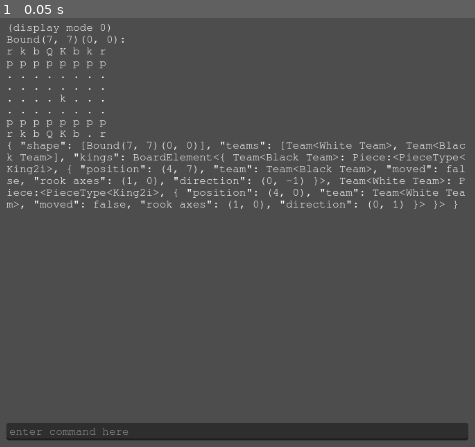
Above: before the commit, frame 1.
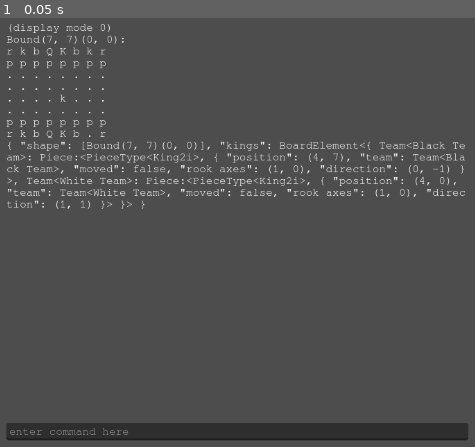
Above: after the commit, the same moment.

Repository: Roboticy3/Mess
Game: Godot game, scene res://default.tscn
Two runs of this game, one before a commit and one after it. Both use one fixed random seed, a clock stepped at 60 frames per second and the inputs below.
Inputs:
- Up to frame 1 (0.05 s): no input

The runs differ from the first frame. In frame 1, 3.1% of the frame differs, in the area x 1-98%, y 28-45%.

Commit message:
updated null Team behavior

Diff:
--- a/Board Types/Board.gd
+++ b/Board Types/Board.gd
@@ -36,8 +36,7 @@
 
 #the initial state of the board, can contain Pieces and Variants
 @export var starting_state := {
-	"shape":[],
-	"teams":[]}
+	"shape":[]}
 
 #the board stores its state at the beginning of each turn
 #each state is a dictionary including pieces and variables that can change during a game
@@ -60,7 +59,9 @@
 var team_sort := func (a, b): return a.priority > b.priority
 #run when the board and all of the nodes in node_paths are loaded to fill the board with pieces. shapes, etc
 func fill_nodes():
-	var a := add_node.bind(get_teams(),get_shape())
+	var ts = get_teams()
+	var ss = get_shape()
+	var a := add_node.bind(ts, ss)
 	for v in node_paths:
 		Accessor.get_children_recursive(get_node(v), a)
 	get_teams().sort_custom(team_sort)
@@ -75,7 +76,7 @@
 
 #everybody shut up new class just dropped
 #call this with a node to add it to the board individually
-var add_node:Callable = func (v:Node, t:Array, s:Array) -> bool:
+var add_node:Callable = func (v:Node, t, s) -> bool:
 	if v is Piece:
 		v = v as Piece
 
@@ -321,11 +322,15 @@
 
 ###GETTERS
 
-func get_shape():
-	return current_state.get("shape")
-
-func get_teams():
-	return current_state.get("teams")
+func get_shape() -> Array:
+	var ss = current_state.get("shape")
+	if ss == null: return []
+	return ss
+
+func get_teams() -> Array:
+	var ts = current_state.get("teams")
+	if ts == null: return []
+	return ts
 
 func get_piece(pos, s:=current_state):
 	var p = s.get(pos)
@@ -336,7 +341,8 @@
 
 func is_playable(p:Piece) -> bool:
 	var t = p.get_team()
-	return t == null || t == get_team()
+	var bt = get_team()
+	return t == get_team() || bt == null || t == null
 
 func get_state(turn := get_turn()) -> Dictionary:
 	if turn < 0: return starting_state
@@ -353,7 +359,7 @@
 
 		return t
 
-	if ts.is_empty():
+	if ts == null || ts.is_empty():
 		return null
 
 	return ts[turn % ts.size()]
--- a/Board Types/Chess.gd
+++ b/Board Types/Chess.gd
@@ -3,7 +3,6 @@
 var kings := BoardVariant.new({})
 
 func _init():
-	build = false
 	add_element(kings, "kings")
 	super._init()
 
--- a/Scripts/Board Elements/Team.gd
+++ b/Scripts/Board Elements/Team.gd
@@ -2,7 +2,7 @@
 class_name Team
 
 #if Pieces are placed as children of a Team, the Team's starting state will "cascade" onto the pieces, adjusting their direction
-@export var starting_state:Dictionary = {"direction":Vector2i(0, 1)}
+@export var starting_state:Dictionary = {"direction":Vector2i(1, 1)}
 
 @export var node_paths:Array[NodePath] = [NodePath(".")]
 
